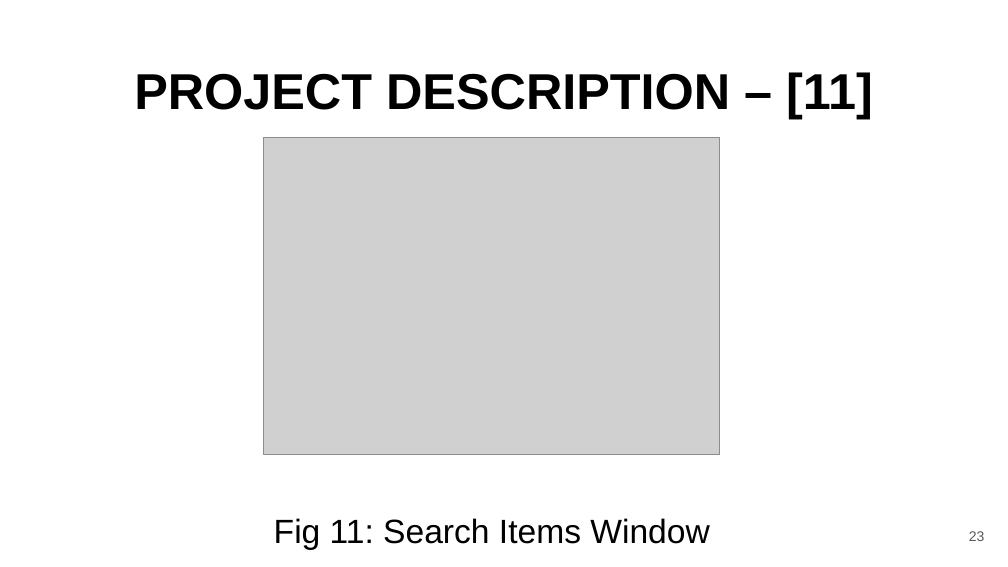
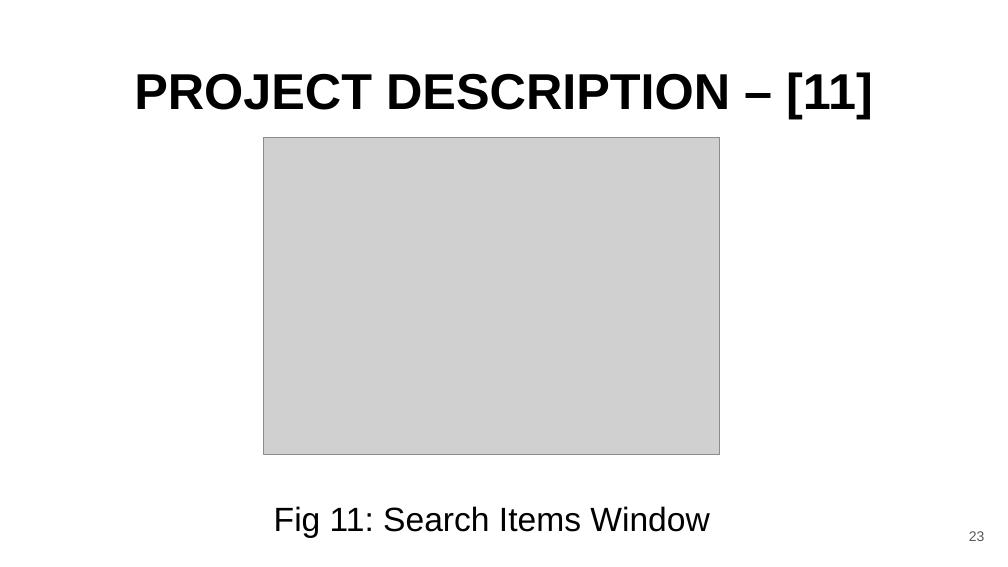
Before and after one commit to pankajmehta07/Sales-Management-System, a slide deck: slide 23 of Sales_Management_Project.pptx. Drawn at 1008x567 pixels with LibreOffice and Linux fonts; fonts in the diff are those of the drawing; grey boxes stand for pictures. Boxes give left, top, right and bottom in pixels: in the first picture for what was removed or moved away, otherwise in the second. Text is boxed around its words. In the diff, an @@ line names an element or a change of style, - is before the commit and + after.

Commit message:
Updated slides for project.

```diff
--- a/Sales_Management_Project.pptx
+++ b/Sales_Management_Project.pptx
@@ text "Fig 11: Search Items Window": place and size @@
-text "Fig 11: Search Items Window" at (274,518,709,550)
+text "Fig 11: Search Items Window" at (274,506,709,538)
```
Also in this commit, not shown: 6 other slides changed.
